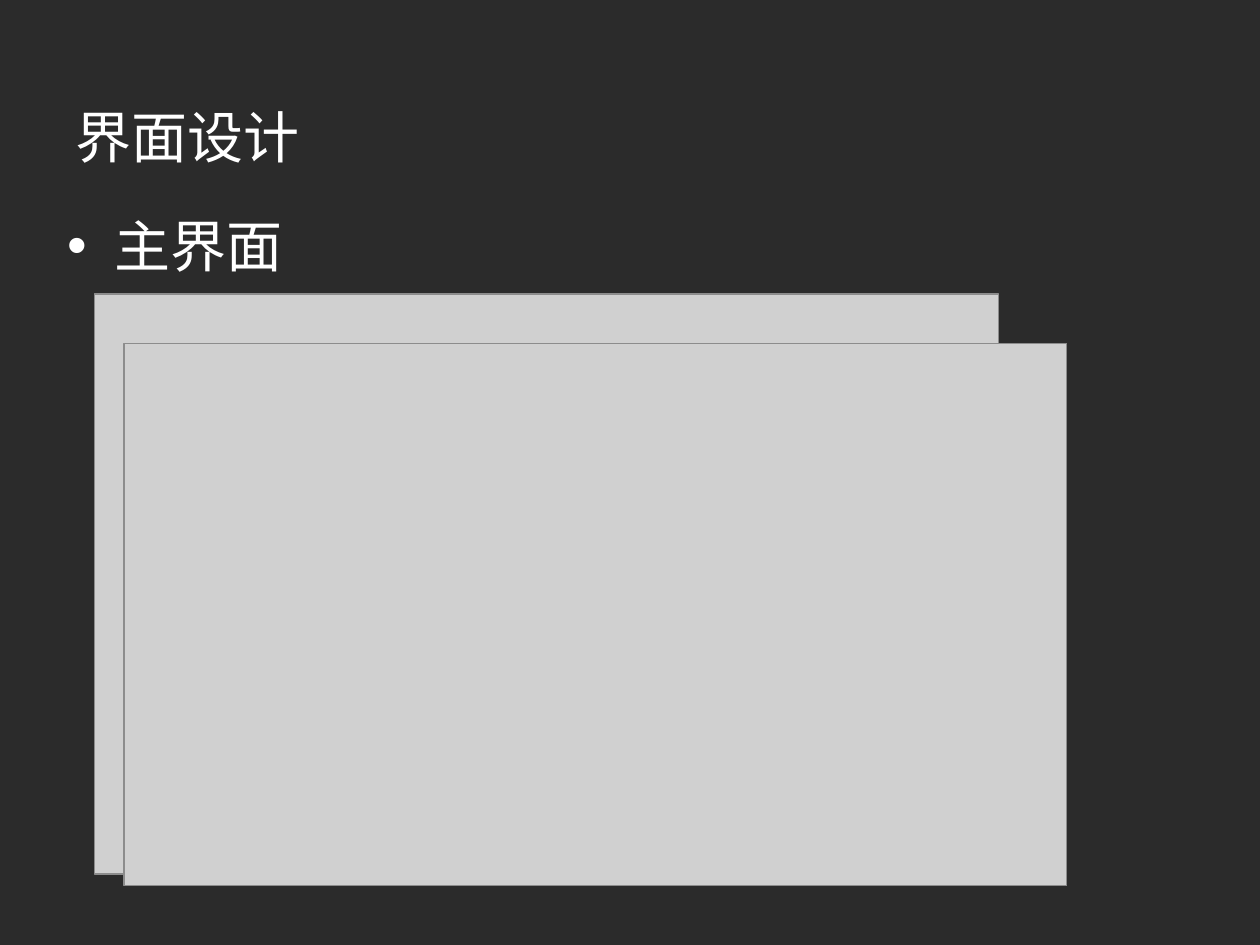
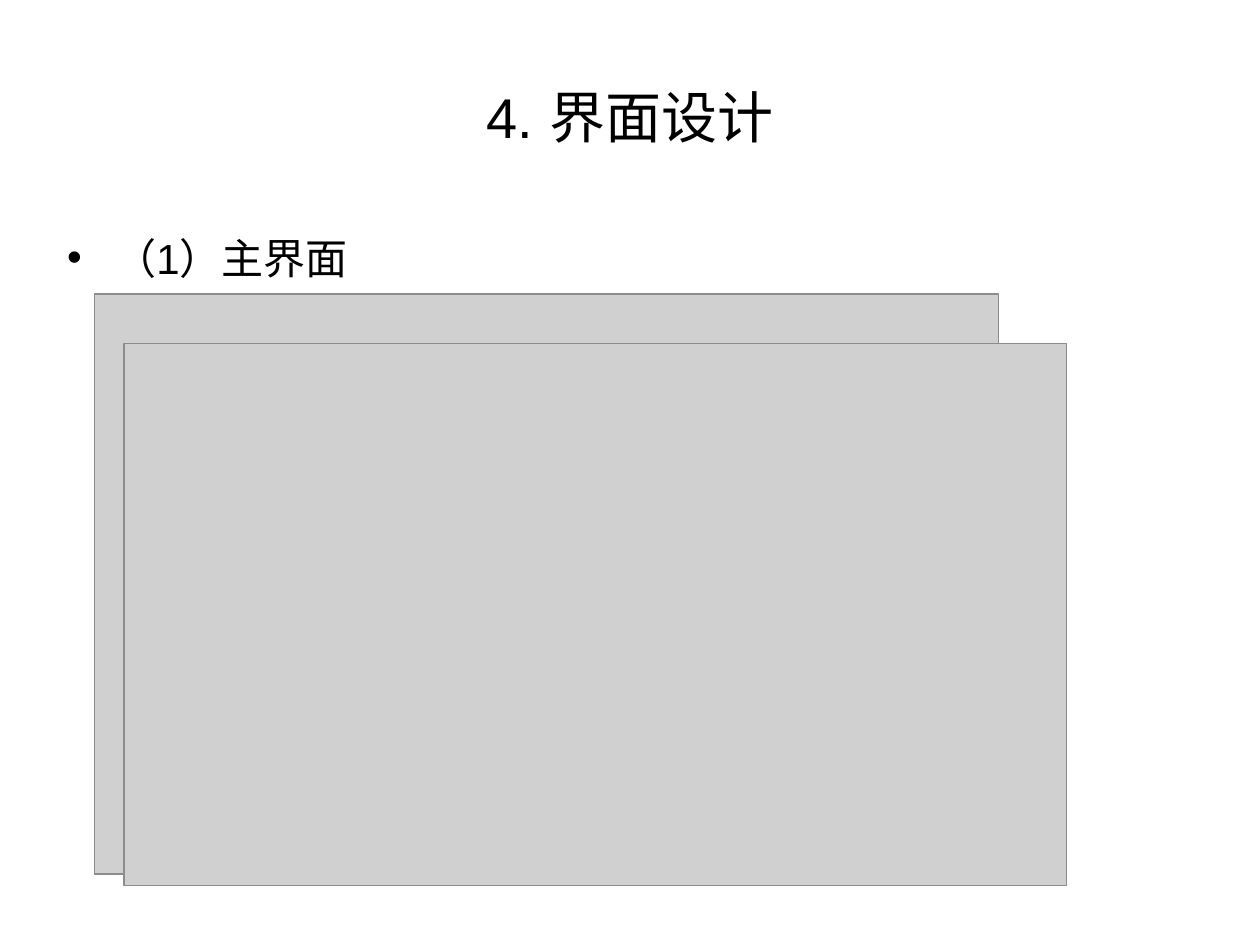
Before and after one commit to aihes/PylonCamera, a slide deck: slide 13 of paper/激光散斑系统CCD相机数据采集控制软件设计.ppt (slide 9 before the commit). Drawn at 1260x945 pixels with LibreOffice and Linux fonts; fonts in the diff are those of the drawing; grey boxes stand for pictures; background and template pictures are left out; a plain dark background stands for a picture behind light text. Boxes give left, top, right and bottom in pixels: in the first picture for what was removed or moved away, otherwise in the second. Text is boxed around its words. In the diff, an @@ line names an element or a change of style, - is before the commit and + after.

```diff
--- a/paper/激光散斑系统CCD相机数据采集控制软件设计.ppt
+++ b/paper/激光散斑系统CCD相机数据采集控制软件设计.ppt
@@ background picture (left out) to #FFFFFF @@
@@ title at [487, 91, 773, 143]: text changed; font Montserrat to Arial; text colour #FFFFFF to #000000 @@
-界面设计
+4. 界面设计
@@ text at [114, 238, 347, 278]: text changed; size 32 to 24 pt; text colour #FFFFFF to #000000 @@
-• 主界面
+• （1）主界面
```
Also in this commit, not shown: 12 other slides changed, 10 slides added, 4 slides removed, 7 other files.
